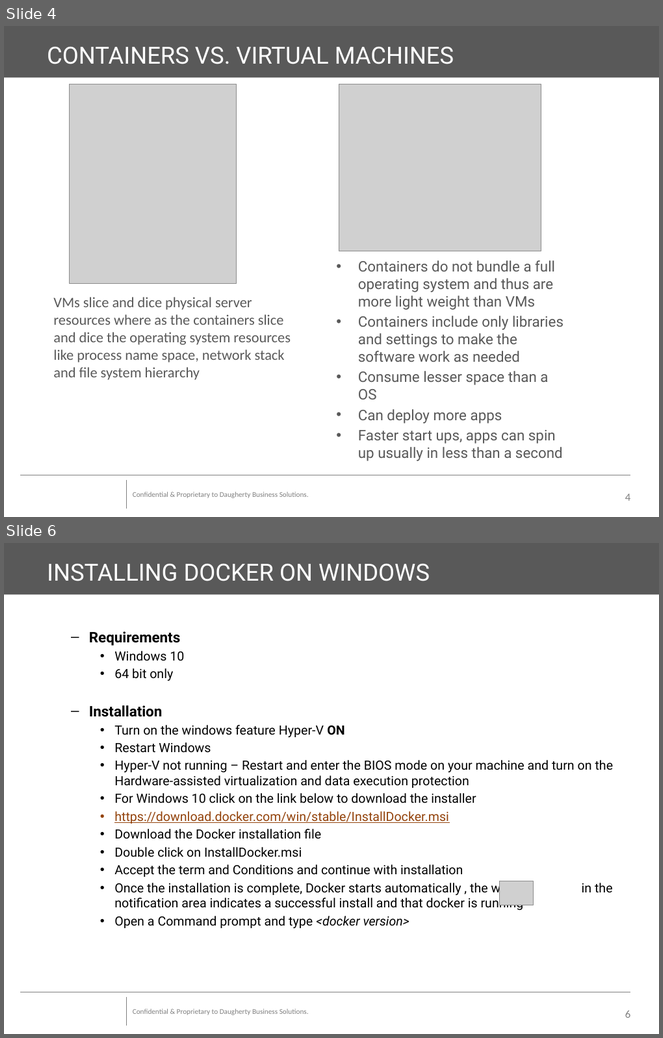
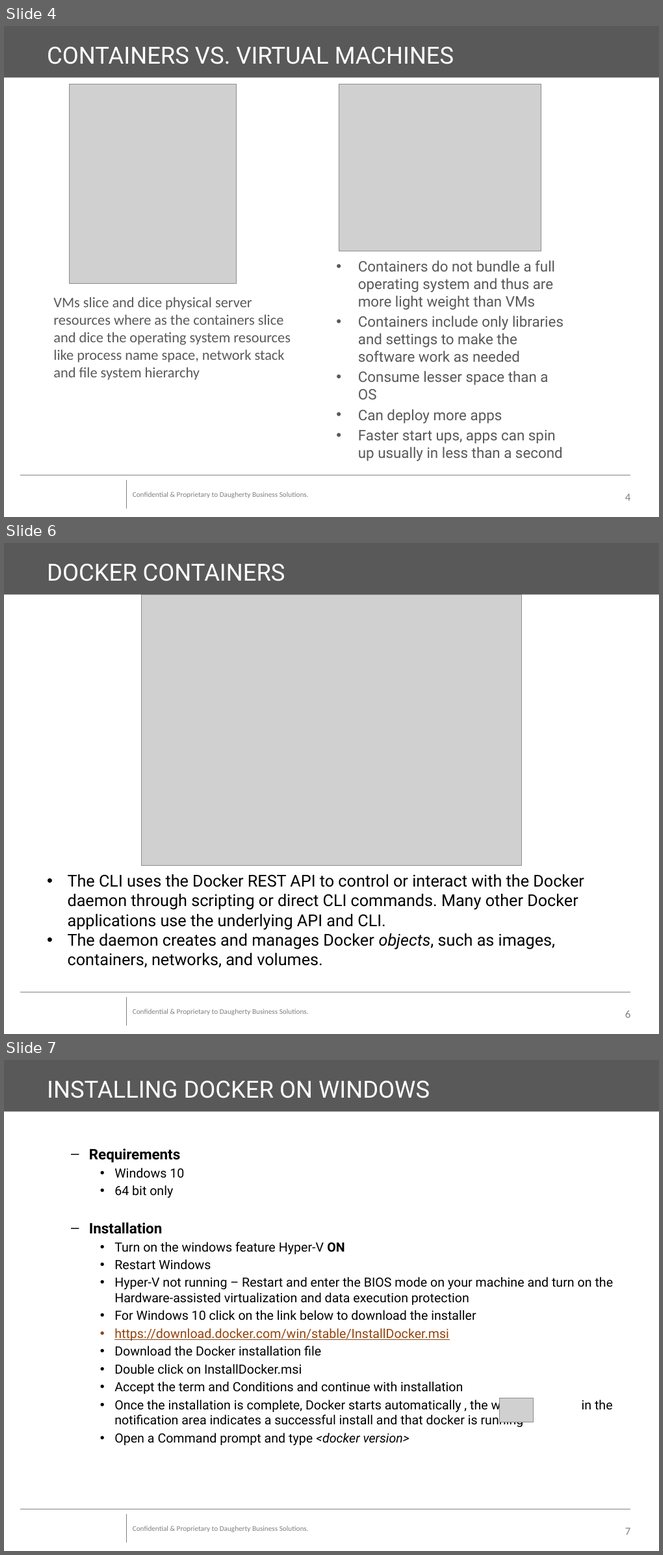
Before and after one commit to vedulasharma/CloudBootcamp, a slide deck: Docker/Docker.pptx. Shown one above the other, each under a label of ours: slides 4 and 6 before the commit, slides 4, 6 and 7 after it; the slides between them are not shown. The pictures are 663x1038 and 663x1555 pixels, drawn with LibreOffice and Linux fonts; fonts in the diff are those of the drawing; grey boxes stand for pictures; background and template pictures are left out. Boxes give left, top, right and bottom in pixels: in the first picture for what was removed or moved away, otherwise in the second. Text is boxed around its words. In the diff, an @@ line names an element or a change of style, - is before the commit and + after.

Commit message:
Updated Docker deck

```diff
--- a/Docker/Docker.pptx
+++ b/Docker/Docker.pptx
@@ slide 6 added at (x1=4, y1=543, x2=659, y2=1034), background #FFFFFF; not listed: 5 template elements that a slide beside it also shows @@
@@ title added at (x1=47, y1=564, x2=285, y2=581), 26 pt, text #FFFFFF @@
+DOCKER CONTAINERS
@@ picture added at (x1=142, y1=595, x2=522, y2=866) @@
@@ text added at (x1=68, y1=875, x2=584, y2=968), 18 pt, text #000000 @@
+• The CLI uses the Docker REST API to control or interact with the Docker daemon through scripting or direct CLI commands. Many other Docker applications use the underlying API and CLI.
+• The daemon creates and manages Docker objects, such as images, containers, networks, and volumes.
@@ what was slide 6 is now slide 7 @@
@@ page number at (x1=625, y1=1528, x2=631, y2=1535): text changed @@
-6
+7
```
Also in this commit, not shown: 4 slides changed.
